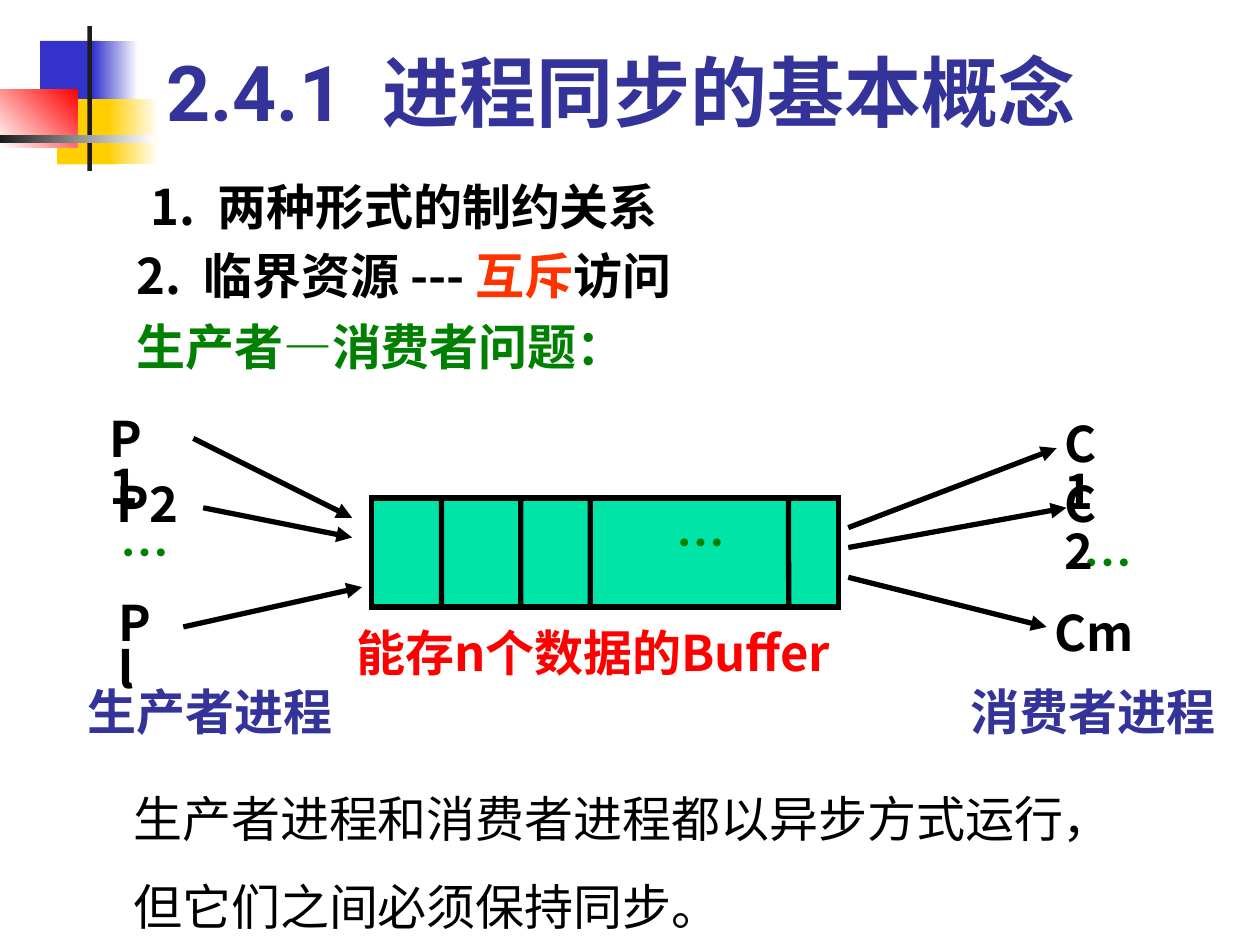
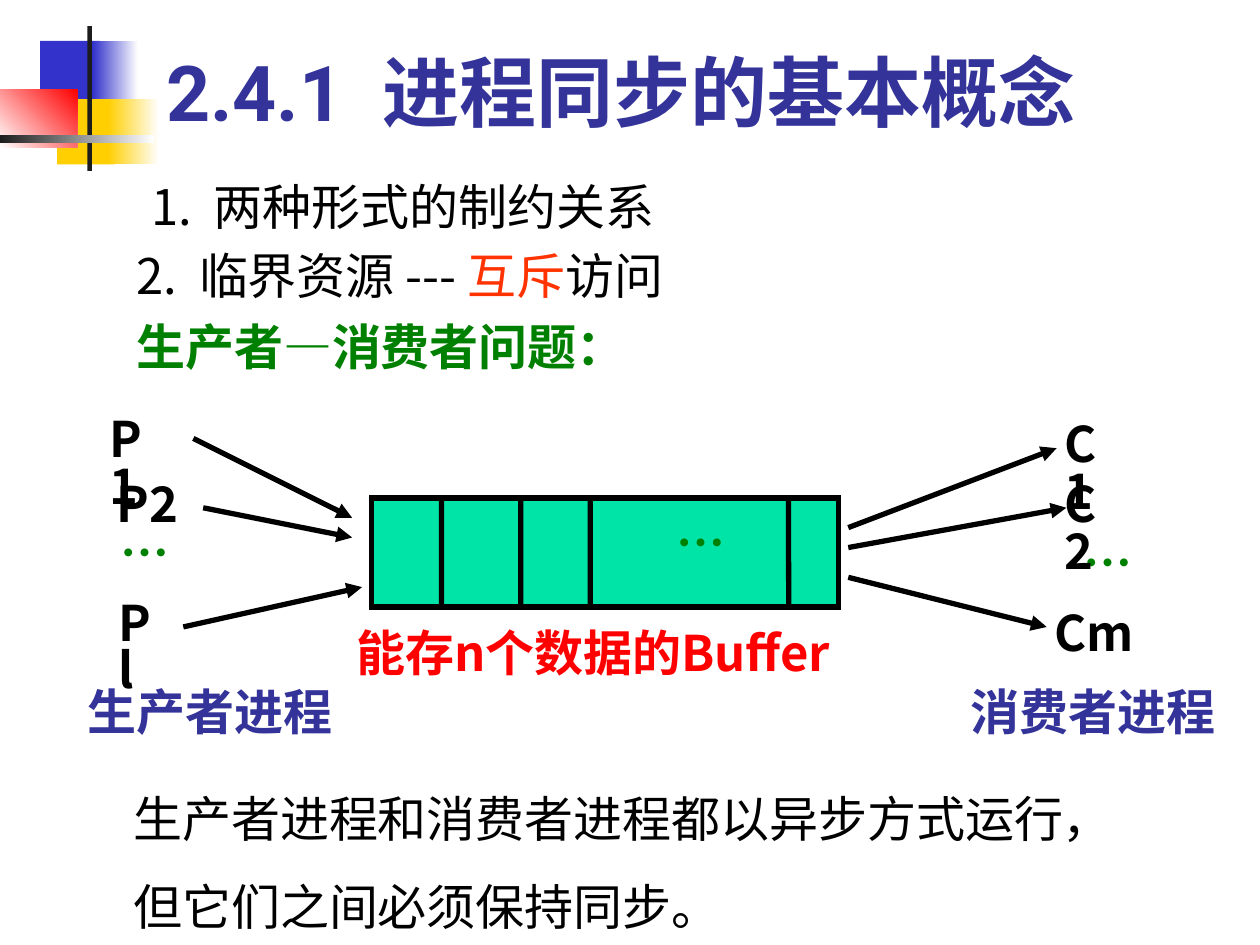
Before and after one commit to edu2act/course-OS, a slide deck: slide 59 of materials/slides/OS_Chap 2.ppt. Drawn at 1260x945 pixels with LibreOffice and Linux fonts; fonts in the diff are those of the drawing. Boxes give left, top, right and bottom in pixels: in the first picture for what was removed or moved away, otherwise in the second. Text is boxed around its words. In the diff, an @@ line names an element or a change of style, - is before the commit and + after.

```diff
--- a/materials/slides/OS_Chap 2.ppt
+++ b/materials/slides/OS_Chap 2.ppt
@@ text "1. 两种形式的制约关系" at (151, 183, 654, 229): bold off @@
@@ text at (136, 252, 664, 298): bold off in "2. 临界资源 --- 互斥访问" @@
```
Also in this commit, not shown: 13 other slides changed, 2 other files.
